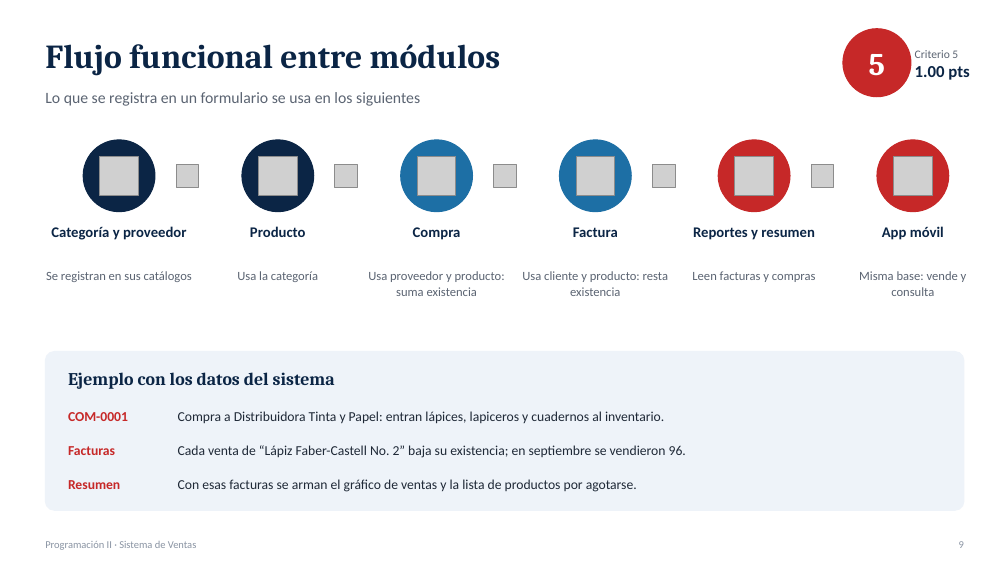
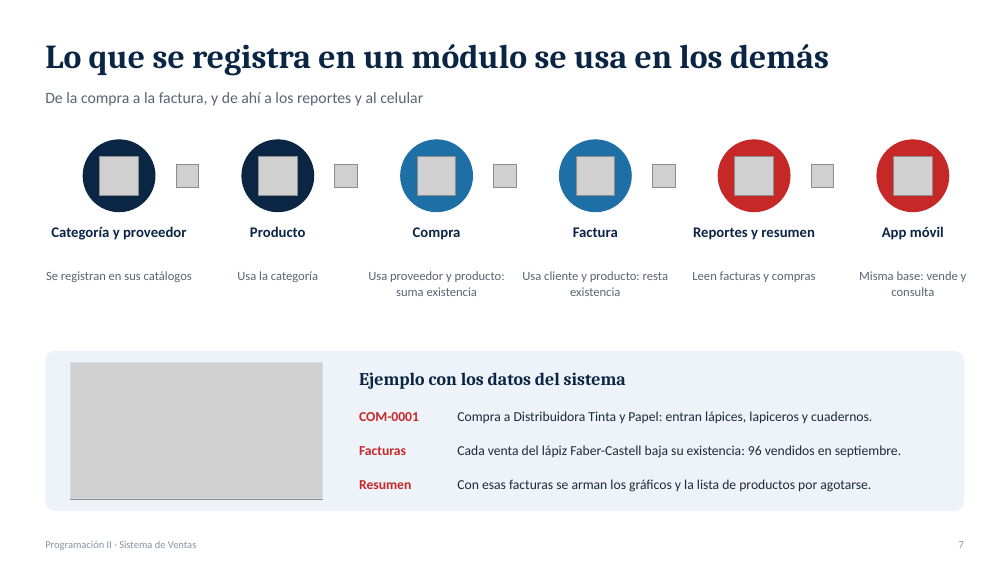
Before and after one commit to jzetinob/sistema-ventas, a slide deck: slide 7 of tareas/07-revision-avance-proyecto/presentacion-avance-sistema-ventas.pptx (slide 9 before the commit). Drawn at 1008x567 pixels with LibreOffice and Linux fonts; fonts in the diff are those of the drawing; grey boxes stand for pictures. Boxes give left, top, right and bottom in pixels: in the first picture for what was removed or moved away, otherwise in the second. Text is boxed around its words. In the diff, an @@ line names an element or a change of style, - is before the commit and + after.

```diff
--- a/tareas/07-revision-avance-proyecto/presentacion-avance-sistema-ventas.pptx
+++ b/tareas/07-revision-avance-proyecto/presentacion-avance-sistema-ventas.pptx
@@ ellipse removed at [843,29,911,97] @@
@@ text at [45,44,829,76]: text changed; size 15 to 32 pt; font Calibri to Cambria; text colour #5B6472 to #0B2545; bold on @@
-Lo que se registra en un formulario se usa en los siguientes
+Lo que se registra en un módulo se usa en los demás
@@ text removed at [45,44,501,76] @@
-Flujo funcional entre módulos
@@ text removed at [869,54,885,76] @@
-5
@@ text removed at [915,50,969,80] @@
-Criterio 5
-1.00 pts
@@ text added at [45,92,423,106], 15 pt, text #5B6472 @@
+De la compra a la factura, y de ahí a los reportes y al celular
@@ picture added at [70,363,323,499] @@
@@ rectangle added at [70,363,323,499], outline #D5DEEA 1 pt @@
@@ text "Ejemplo con los datos del ...": place and size @@
-text "Ejemplo con los datos del ..." at [68,372,335,389]
+text "Ejemplo con los datos del ..." at [359,372,626,389]
@@ text "COM-0001": place and size @@
-text "COM-0001" at [68,412,128,421]
+text "COM-0001" at [359,412,419,421]
@@ text at [457,411,872,424]: text changed @@
-Compra a Distribuidora Tinta y Papel: entran lápices, lapiceros y cuadernos al inventario.
+Compra a Distribuidora Tinta y Papel: entran lápices, lapiceros y cuadernos.
@@ text "Facturas": place and size @@
-text "Facturas" at [68,446,115,455]
+text "Facturas" at [359,446,406,455]
@@ text at [457,445,901,458]: text changed @@
-Cada venta de “Lápiz Faber-Castell No. 2” baja su existencia; en septiembre se vendieron 96.
+Cada venta del lápiz Faber-Castell baja su existencia: 96 vendidos en septiembre.
@@ text "Resumen": place and size @@
-text "Resumen" at [68,480,120,489]
+text "Resumen" at [359,480,411,489]
@@ text at [457,479,871,492]: text changed @@
-Con esas facturas se arman el gráfico de ventas y la lista de productos por agotarse.
+Con esas facturas se arman los gráficos y la lista de productos por agotarse.
@@ text at [959,541,964,548]: text changed @@
-9
+7
```
Also in this commit, not shown: 8 other slides changed, 6 slides removed, 2 other files.
